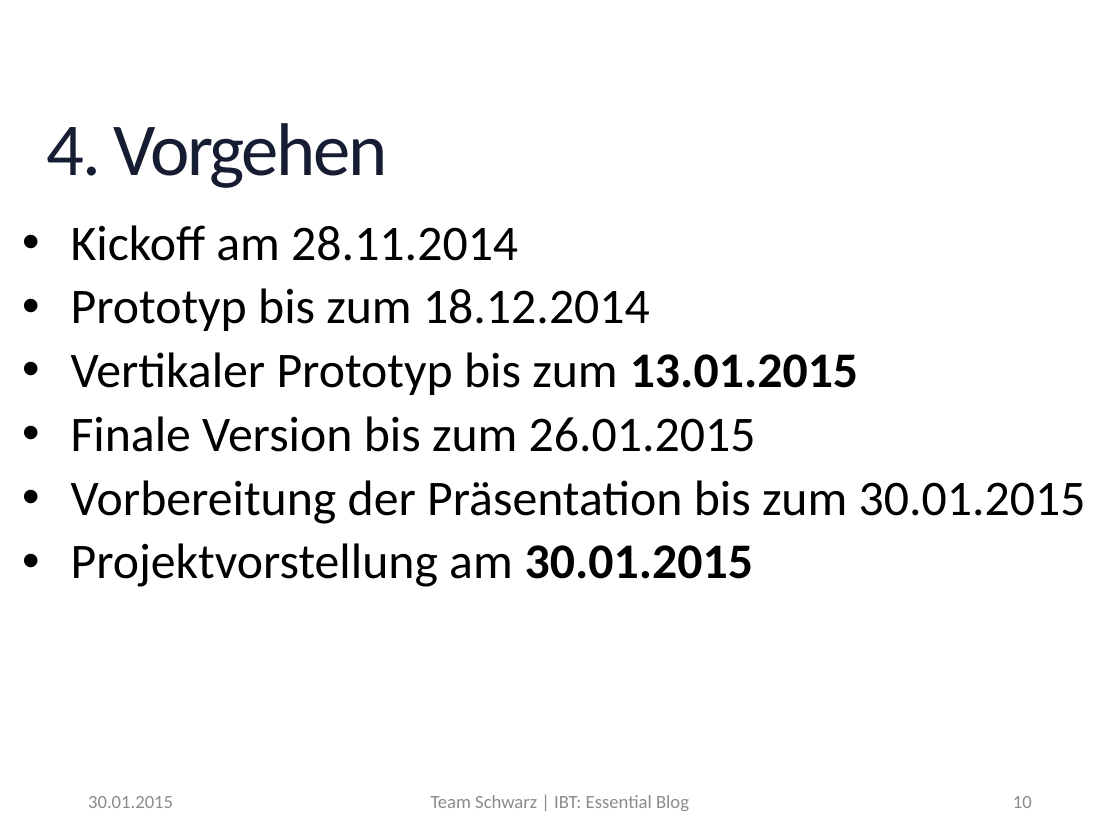
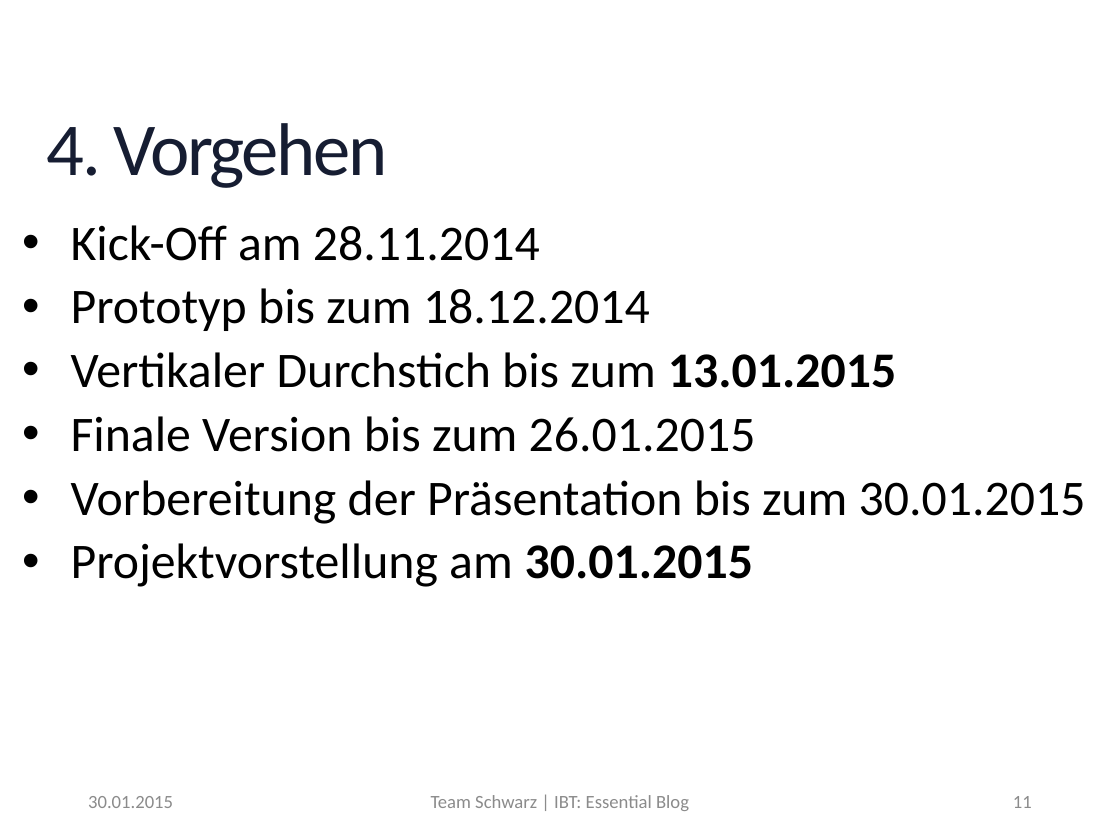
Before and after one commit to MrXXX92/EssentialBlog, a slide deck: slide 11 of Notizen/Präsentation_EssentialBlog.pptx (slide 10 before the commit). Drawn at 1120x840 pixels with LibreOffice and Linux fonts; fonts in the diff are those of the drawing; background and template pictures are left out. Boxes give left, top, right and bottom in pixels: in the first picture for what was removed or moved away, otherwise in the second. Text is boxed around its words. In the diff, an @@ line names an element or a change of style, - is before the commit and + after.

```diff
--- a/Notizen/Präsentation_EssentialBlog.pptx
+++ b/Notizen/Präsentation_EssentialBlog.pptx
@@ text at (71,225,540,261): text changed @@
-• Kickoff am 28.11.2014
+• Kick-Off am 28.11.2014
@@ text at (71,352,896,388): text changed @@
-• Vertikaler Prototyp bis zum 13.01.2015
+• Vertikaler Durchstich bis zum 13.01.2015
@@ page number at (1013,796,1032,808): text changed @@
-10
+11
```
Also in this commit, not shown: 16 other slides changed, 4 slides added, 6 slides removed, 2 other files.
